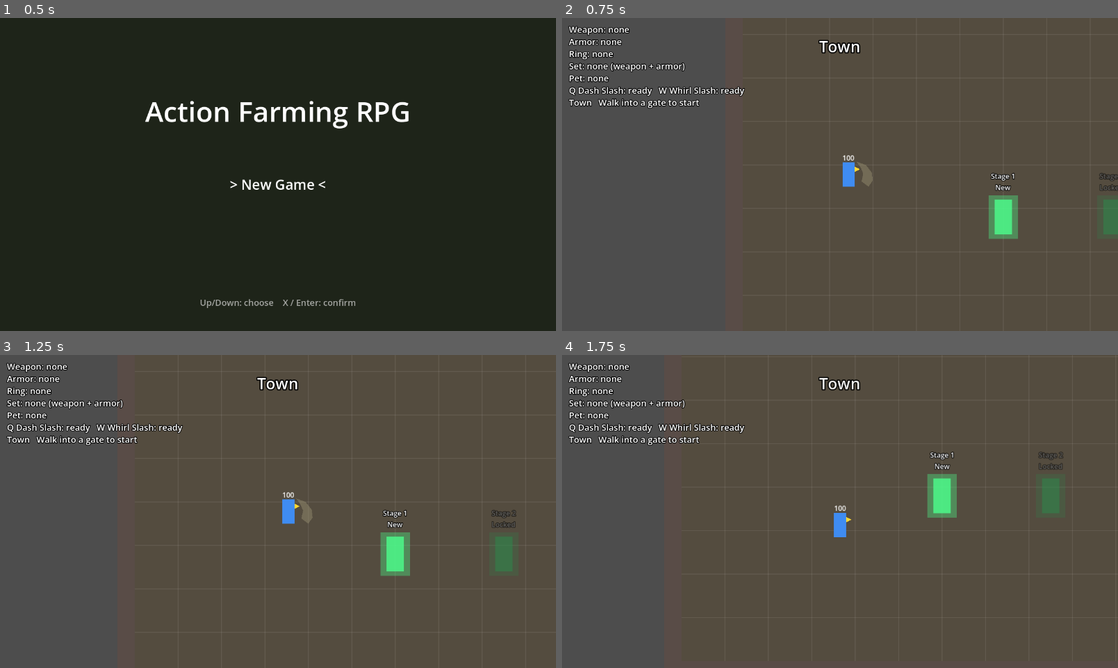
Above: before the commit, frames 1-4 (two rows, left to right).
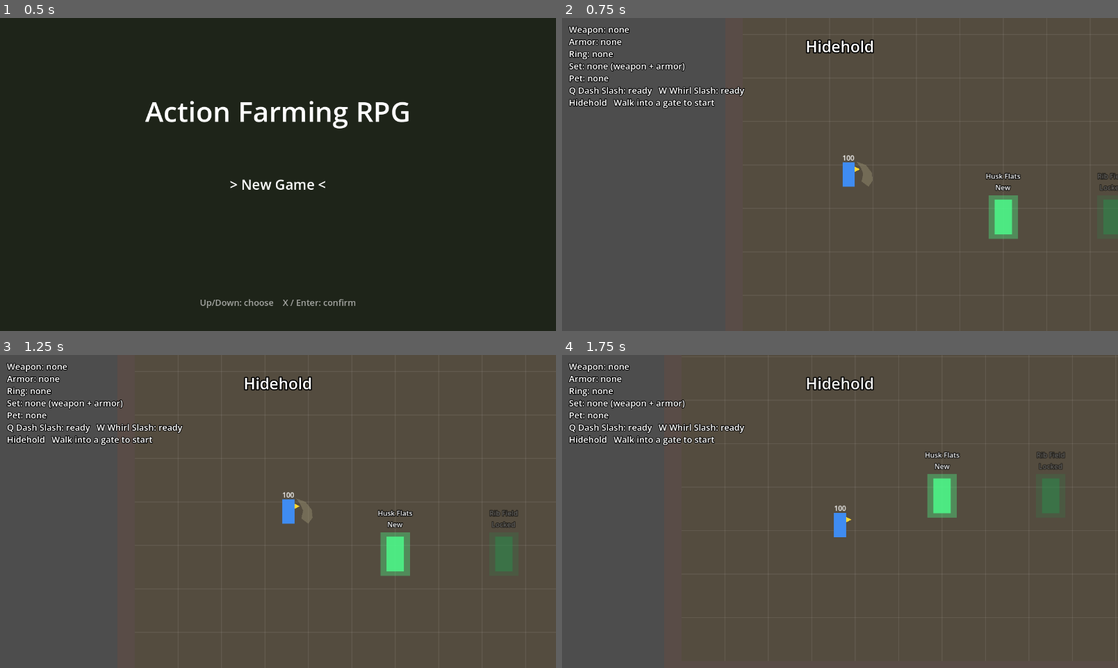
Above: after the commit, the same moments.

Repository: knc219-a11y/second-game
Game: Godot game, scene res://scenes/title.tscn
Two runs of this game, one before a commit and one after it. Both use one fixed random seed, a clock stepped at 60 frames per second and the inputs below.
Inputs:
- Up to frame 1 (0.5 s): no input
- Up to frame 2 (0.75 s): tap Enter (ui_accept) at 0.5 s; hold Right (move_right) from 0.53 s (still down); hold X (attack) from 0.53 s (still down)
- Up to frame 3 (1.25 s): keep holding Right (move_right); keep holding X (attack); tap Enter (ui_accept) at 0.77 s
- Up to frame 4 (1.75 s): release Right (move_right) at 1.28 s; release X (attack) at 1.28 s; hold Down (move_down) from 1.28 s (still down); tap Space (roll) at 1.35 s; tap Enter (ui_accept) at 1.52 s

Frame 1 is identical in both runs. In frame 2, 0.9% of the frame differs, in the area x 1-100%, y 6-53%; in frame 3, 0.9%, in the area x 1-94%, y 6-53%; in frame 4, 0.9%.

Commit message:
Regions: show Hidehold, Husk Flats, Rib Field, Vein Hollow and The Wound on banners, gates and HUD; stage 2 brings a tough instead of a ranged
Co-Authored-By: Claude Opus 5.5 (1M context) <noreply@anthropic.com>
Claude-Session: https://claude.ai/code/session_01FetkwtVZoG6RwzUDb5MgHH

Diff:
--- a/scenes/test_map.tscn
+++ b/scenes/test_map.tscn
@@ -248,14 +248,14 @@
 polygon = PackedVector2Array(-20, -60, 20, -60, 20, 20, -20, 20)
 
 [node name="Label" type="Label" parent="ExitGate"]
-offset_left = -40.0
+offset_left = -60.0
 offset_top = -100.0
-offset_right = 40.0
+offset_right = 60.0
 offset_bottom = -76.0
 horizontal_alignment = 1
 theme_override_constants/outline_size = 6
 theme_override_colors/font_outline_color = Color(0, 0, 0, 1)
-text = "TOWN"
+text = "HIDEHOLD"
 
 [node name="Player" parent="." instance=ExtResource("1")]
 position = Vector2(200, 450)
@@ -281,7 +281,7 @@
 theme_override_constants/outline_size = 6
 theme_override_colors/font_outline_color = Color(0, 0, 0, 1)
 theme_override_font_sizes/font_size = 20
-text = "Town   Walk into a gate to start"
+text = "Hidehold   Walk into a gate to start"
 
 [node name="StageBanner" type="Label" parent="Hud"]
 anchors_preset = 10
@@ -293,7 +293,7 @@
 theme_override_constants/outline_size = 10
 theme_override_colors/font_outline_color = Color(0, 0, 0, 1)
 theme_override_font_sizes/font_size = 36
-text = "Town"
+text = "Hidehold"
 
 [node name="Fade" type="ColorRect" parent="Hud"]
 anchors_preset = 15
--- a/scripts/pause_menu.gd
+++ b/scripts/pause_menu.gd
@@ -48,7 +48,7 @@
 func _open() -> void:
 	options = ["Resume"]
 	if not map.in_hub:
-		options.append("Return to Town")
+		options.append("Return to Hidehold")
 	options.append("Title")
 	selected = 0
 	_refresh()
@@ -61,7 +61,7 @@
 	match choice:
 		"Resume":
 			resume_pending = true
-		"Return to Town":
+		"Return to Hidehold":
 			_resume()
 			map.return_to_town()
 		"Title":
--- a/scripts/test_map.gd
+++ b/scripts/test_map.gd
@@ -21,13 +21,19 @@
 # the Player comes within their detect_range.
 const STAGES := [
 	[["normal", Vector2(420, 450)], ["normal", Vector2(290, 760)], ["normal", Vector2(750, 450)]],
-	[["normal", Vector2(650, 180)], ["normal", Vector2(800, 720)], ["ranged", Vector2(1150, 450)], ["normal", Vector2(1300, 750)]],
+	[["normal", Vector2(650, 180)], ["normal", Vector2(800, 720)], ["tough", Vector2(1150, 450)], ["normal", Vector2(1300, 750)]],
 	[["tough", Vector2(800, 450)], ["normal", Vector2(600, 760)], ["ranged", Vector2(1200, 130)], ["ranged", Vector2(1420, 640)], ["normal", Vector2(1150, 800)]],
 ]
 # Rock layout per stage, same order as STAGES: [center, size] boxes. Stage 1
 # matches the Rock1-4 placed in test_map.tscn (still used as-is by endless
 # mode). Every layout leaves a way from player_start to exit_position and
 # keeps clear of the stage's enemy positions.
+# Region names (lore: the town sits on a dead god's corpse; each stage is one
+# body lineage: 1 skin, 2 bone, 3 blood-flesh), shown on banners, gates and HUD.
+# Stage 1 brings normal (skin), stage 2 adds tough (bone), stage 3 ranged (blood).
+const TOWN_NAME := "Hidehold"
+const STAGE_NAMES := ["Husk Flats", "Rib Field", "Vein Hollow"]
+const DUNGEON_NAME := "The Wound"
 const STAGE_ROCKS := [
 	# Open field with a few scattered rocks.
 	[[Vector2(500, 300), Vector2(120, 60)], [Vector2(1000, 550), Vector2(80, 160)], [Vector2(1250, 250), Vector2(200, 40)], [Vector2(350, 650), Vector2(60, 60)]],
@@ -196,18 +202,18 @@
 		label.modulate = Color(1, 1, 1, 1)
 		if i >= STAGES.size():
 			(gate.get_node("Door") as Polygon2D).color = DUNGEON_GATE_COLOR
-			label.text = "Dungeon" if open else "Dungeon\nLocked"
+			label.text = DUNGEON_NAME if open else DUNGEON_NAME + "\nLocked"
 			continue
 		var best: String = cfg.get_value("grades", "stage_%d" % (i + 1), "")
 		if not open:
-			label.text = "Stage %d\nLocked" % (i + 1)
+			label.text = "%s\nLocked" % STAGE_NAMES[i]
 		elif best == "":
-			label.text = "Stage %d\nNew" % (i + 1)
+			label.text = "%s\nNew" % STAGE_NAMES[i]
 		else:
-			label.text = "Stage %d\nBest %s" % [i + 1, best]
+			label.text = "%s\nBest %s" % [STAGE_NAMES[i], best]
 			label.modulate = GRADE_COLORS[best]
 	print("Town: unlocked %d" % unlocked)
-	_show_banner("Town")
+	_show_banner(TOWN_NAME)
 
 
 func _spawn_stage() -> void:
@@ -224,7 +230,7 @@
 			_make_ranged(enemy)
 		enemies.add_child(enemy)
 	print("Stage %d: %d enemies" % [stage, enemies.get_child_count()])
-	_show_banner("Stage %d" % stage)
+	_show_banner("Stage %d  %s" % [stage, _stage_name()])
 
 
 # Replaces every Rock* under Obstacles (walls stay) with the given boxes.
@@ -251,6 +257,10 @@
 		visual.polygon = PackedVector2Array([Vector2(-half.x, -half.y), Vector2(half.x, -half.y), half, Vector2(-half.x, half.y)])
 		rock.add_child(visual)
 		obstacles.add_child(rock)
+
+
+func _stage_name() -> String:
+	return STAGE_NAMES[(stage - 1) % STAGE_NAMES.size()]
 
 
 func _show_banner(text: String, color: Color = Color(1, 1, 1, 1), hold: float = 1.2) -> void:
@@ -298,11 +308,11 @@
 
 func _update_kill_label() -> void:
 	if in_hub:
-		kill_label.text = "Town   Walk into a gate to start"
+		kill_label.text = TOWN_NAME + "   Walk into a gate to start"
 	elif endless_mode:
-		kill_label.text = "Dungeon   Kills: %d   Enemies at once: %d" % [kills, keep_alive]
+		kill_label.text = DUNGEON_NAME + "   Kills: %d   Enemies at once: %d" % [kills, keep_alive]
 	else:
-		kill_label.text = "Stage %d   Enemies left: %d" % [stage, _alive_enemies()]
+		kill_label.text = "%s   Enemies left: %d" % [_stage_name(), _alive_enemies()]
 
 
 func _clear_stage() -> void:
@@ -312,8 +322,8 @@
 	var best := _save_best_grade(grade)
 	_save_unlock(stage + 1)
 	print("Stage %d clear: grade %s (%d hits), best %s" % [stage, grade, hits, best])
-	_show_banner("Stage %d Clear!\nGrade %s  (%d hits)   Best %s" % [stage, grade, hits, best], GRADE_COLORS[grade], clear_banner_time)
-	kill_label.text = "Stage %d   Clear! Back to town on the right ->" % stage
+	_show_banner("%s Clear!\nGrade %s  (%d hits)   Best %s" % [_stage_name(), grade, hits, best], GRADE_COLORS[grade], clear_banner_time)
+	kill_label.text = "%s   Clear! Back to %s on the right ->" % [_stage_name(), TOWN_NAME]
 	exit_gate.position = exit_position
 	exit_gate.visible = true
 	_spawn_chests(grade)
@@ -435,7 +445,7 @@
 	_build_rocks(DUNGEON_ROCKS)
 	floor_poly.color = DUNGEON_FLOOR_COLOR
 	print("Dungeon")
-	_show_banner("Special Dungeon")
+	_show_banner(DUNGEON_NAME)
 
 
 func _physics_process(delta: float) -> void:
